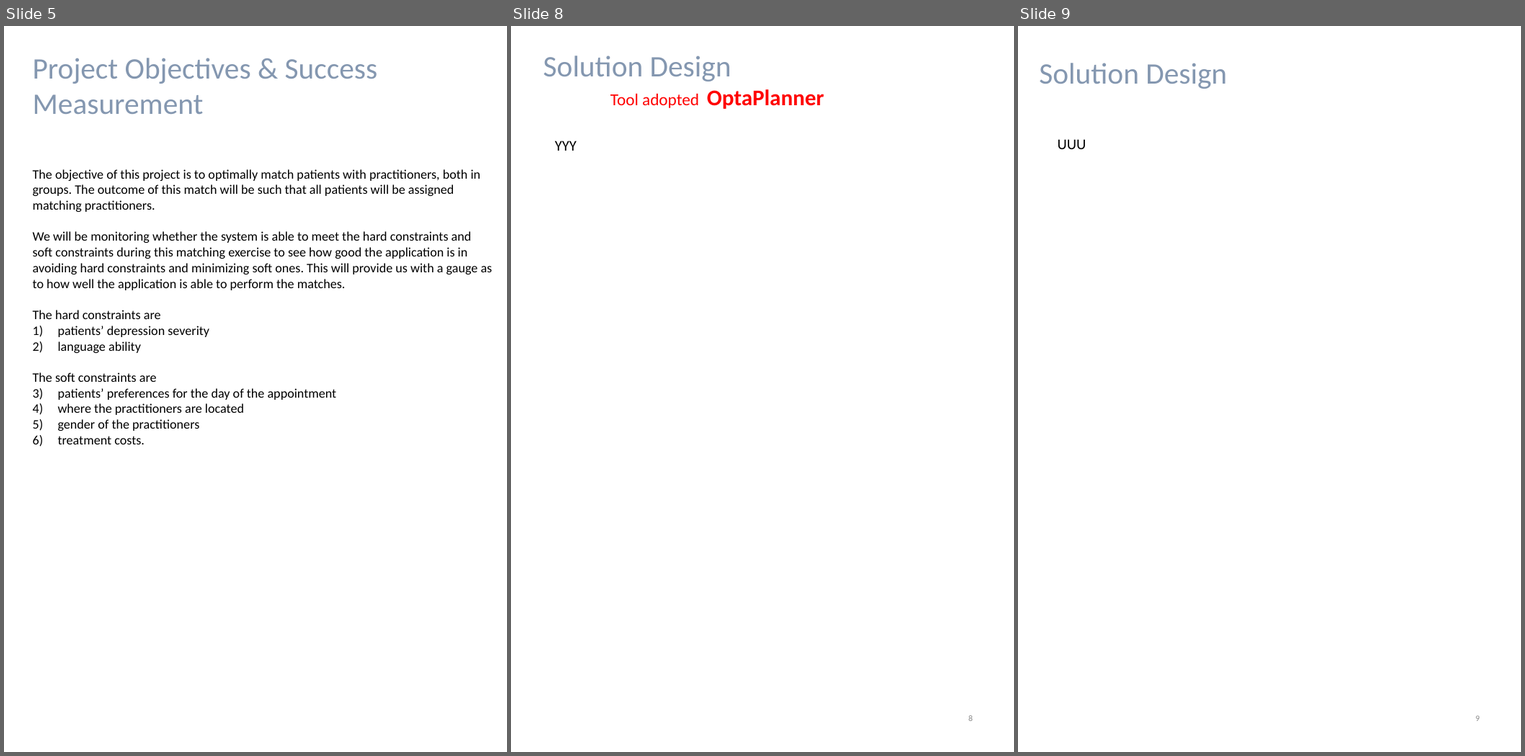
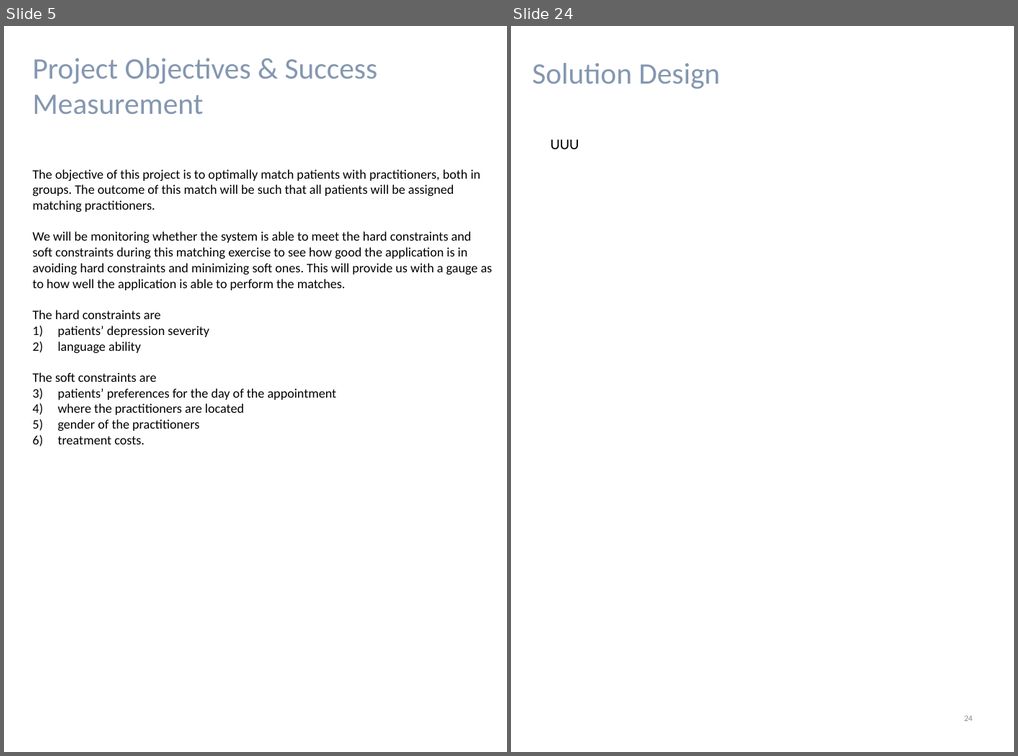
Before and after one commit to francis-han/IRS-RS-2019-03-09-IS1PT-GRP-Pepper-PatientMatchingSystem, a slide deck: WorkingFolder/Project Report.pptx. Shown side by side, each under a label of ours: slides 5, 8 and 9 before the commit, slides 5 and 24 after it; the slides between them are not shown. The pictures are 1525x756 and 1018x756 pixels, drawn with LibreOffice and Linux fonts; fonts in the diff are those of the drawing. Boxes give left, top, right and bottom in pixels: in the first picture for what was removed or moved away, otherwise in the second. Text is boxed around its words. In the diff, an @@ line names an element or a change of style, - is before the commit and + after.

```diff
--- a/WorkingFolder/Project Report.pptx
+++ b/WorkingFolder/Project Report.pptx
@@ slide 8 removed at bbox=[511, 26, 1014, 752], background #FFFFFF @@
@@ text removed at bbox=[543, 56, 824, 109] @@
-Solution Design
-Tool adopted OptaPlanner
@@ text removed at bbox=[555, 140, 577, 151] @@
-YYY
@@ page number removed at bbox=[968, 715, 973, 721] @@
-8
@@ what was slide 9 is now slide 24 @@
@@ page number at bbox=[964, 715, 973, 721]: text changed @@
-9
+24
```
Also in this commit, not shown: 2 slides changed, 17 slides added, 2 other slides removed.
